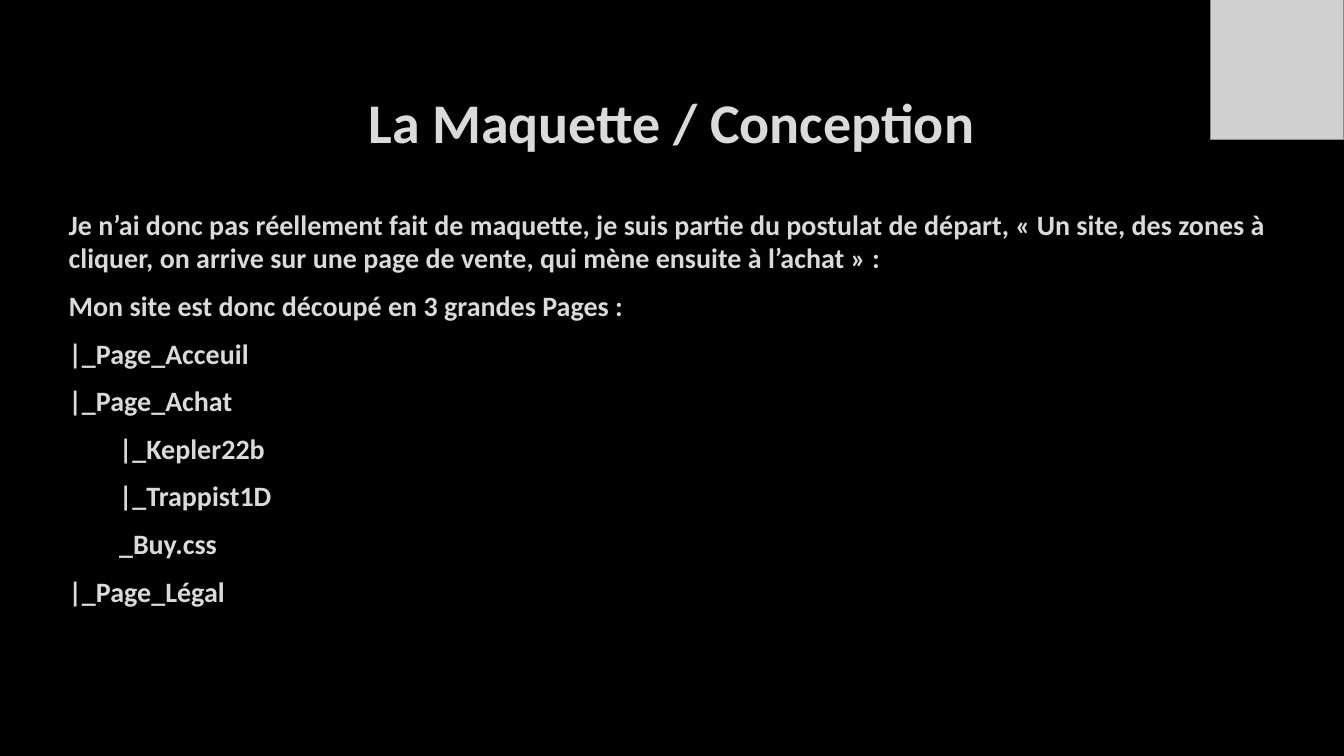
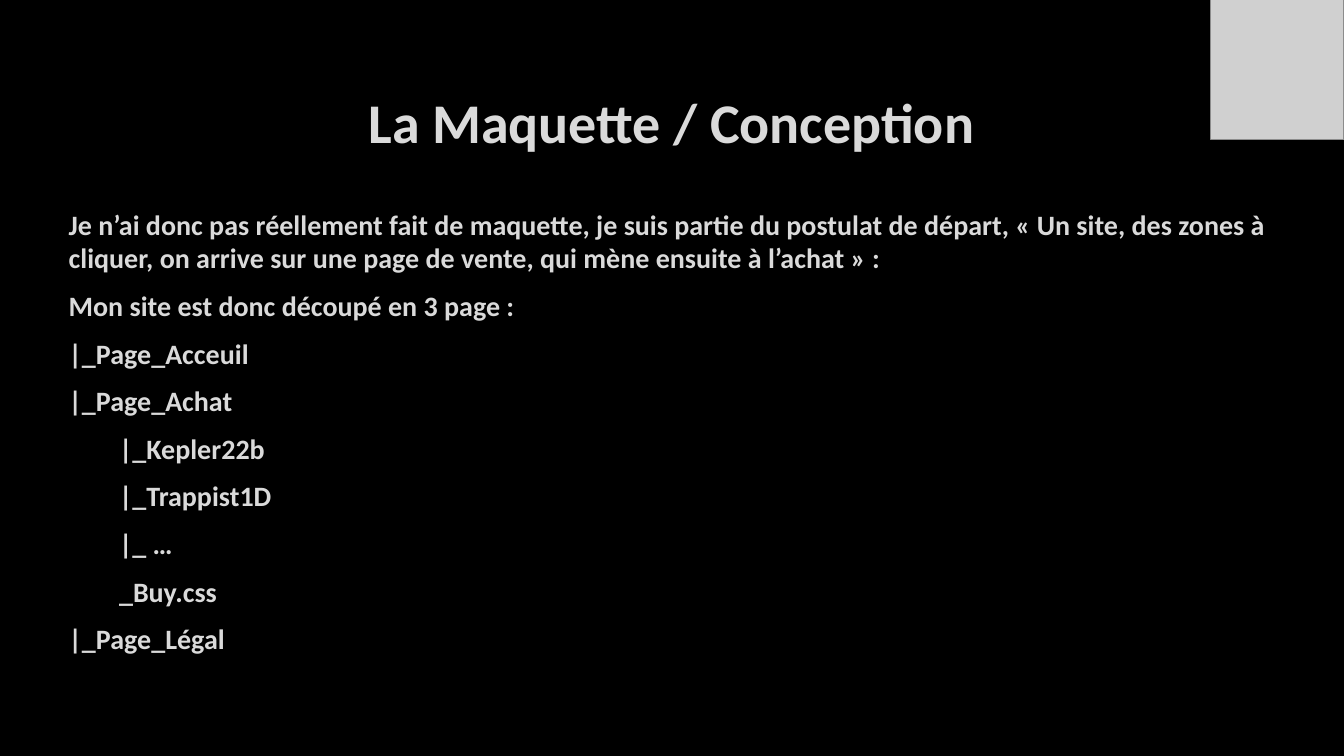
Before and after one commit to RuBy-67/E5, a slide deck: slide 5 of zEn +/Buy your space place.pptx. Drawn at 1344x756 pixels with LibreOffice and Linux fonts; fonts in the diff are those of the drawing; grey boxes stand for pictures; background and template pictures are left out. Boxes give left, top, right and bottom in pixels: in the first picture for what was removed or moved away, otherwise in the second. Text is boxed around its words. In the diff, an @@ line names an element or a change of style, - is before the commit and + after.

```diff
--- a/zEn +/Buy your space place.pptx
+++ b/zEn +/Buy your space place.pptx
@@ text at (69, 214, 1265, 654): paragraph added @@
+|_ …
@@ text at (69, 296, 500, 321): text changed @@
-Mon site est donc découpé en 3 grandes Pages :
+Mon site est donc découpé en 3 page :
```
Also in this commit, not shown: 5 other slides changed, 1 slide added, 10 other files.
